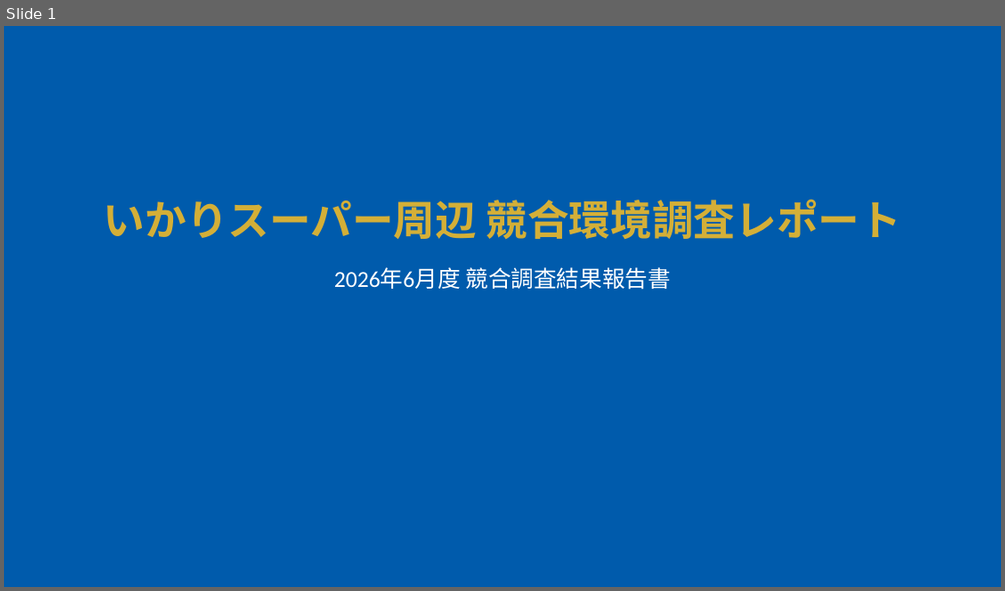
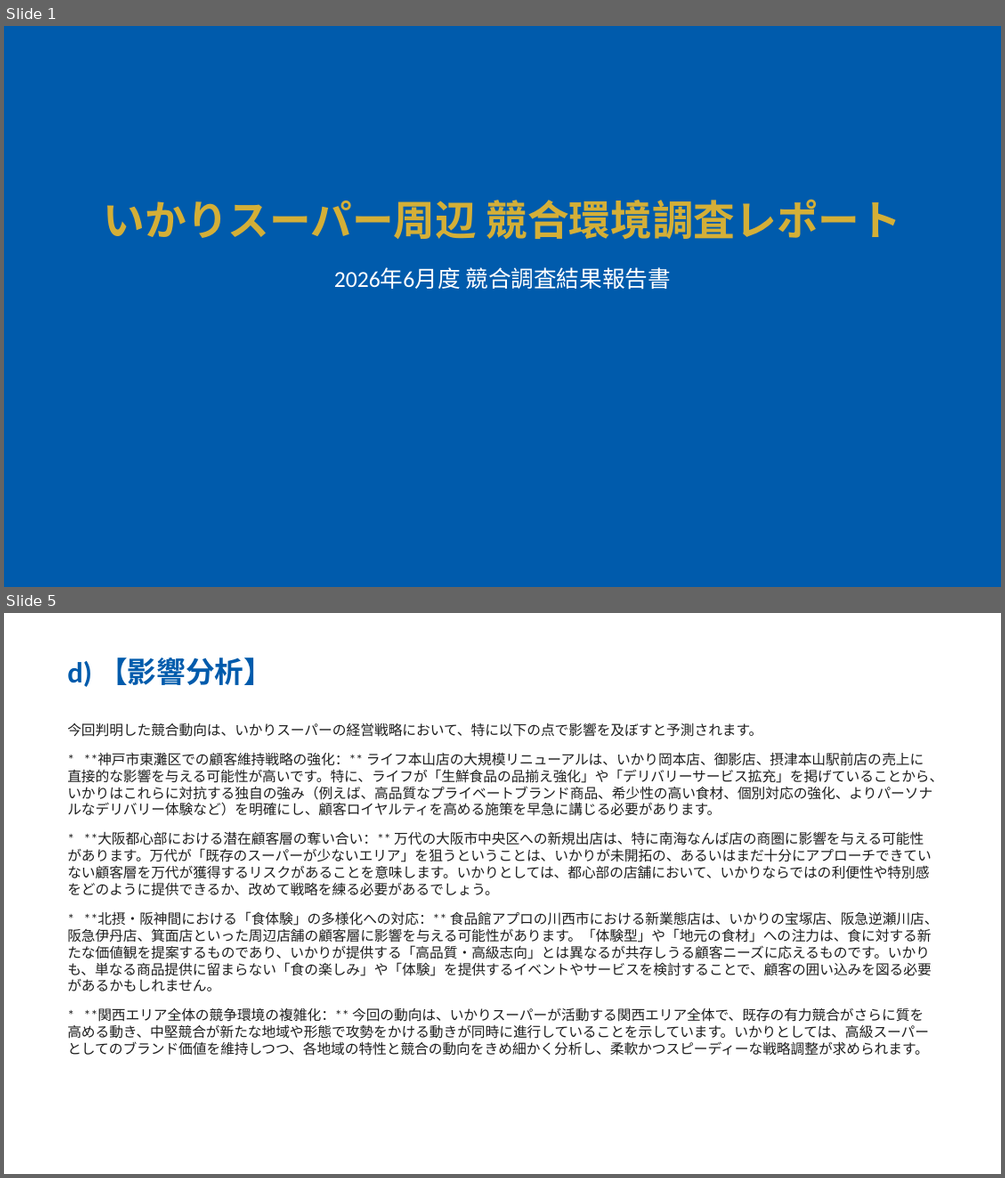
Before and after one commit to yutatbgt-bit/Competitive-research, a slide deck: report/2026_06_28_competitive_report_no_limit.pptx. Shown one above the other, each under a label of ours: slide 1 before the commit, slides 1 and 5 after it; the slides between them are not shown. The pictures are 1005x591 and 1005x1178 pixels, drawn with LibreOffice and Linux fonts; fonts in the diff are those of the drawing. Boxes give left, top, right and bottom in pixels: in the first picture for what was removed or moved away, otherwise in the second. Text is boxed around its words. In the diff, an @@ line names an element or a change of style, - is before the commit and + after.

```diff
--- a/report/2026_06_28_competitive_report_no_limit.pptx
+++ b/report/2026_06_28_competitive_report_no_limit.pptx
@@ slide 5 added at bbox=[4, 613, 1001, 1174], background #FFFFFF @@
@@ text added at bbox=[67, 657, 273, 687], 28 pt, text #005BAC, bold @@
+d) 【影響分析】
@@ text added at bbox=[67, 722, 943, 1055], 13.5 pt, text #1E1E1E @@
+今回判明した競合動向は、いかりスーパーの経営戦略において、特に以下の点で影響を及ぼすと予測されます。
+* **神戸市東灘区での顧客維持戦略の強化：** ライフ本山店の大規模リニューアルは、いかり岡本店、御影店、摂津本山駅前店の売上に直接的な影響を与える可能性が高いです。特に、ライフが「生鮮食品の品揃え強化」や「デリバリーサービス拡充」を掲げていることから、いかりはこれらに対抗する独自の強み（例えば、高品質なプライベートブランド商品、希少性の高い食材、個別対応の強化、よりパーソナルなデリバリー体験など）を明確にし、顧客ロイヤルティを高める施策を早急に講じる必要があります。
+* **大阪都心部における潜在顧客層の奪い合い：** 万代の大阪市中央区への新規出店は、特に南海なんば店の商圏に影響を与える可能性があります。万代が「既存のスーパーが少ないエリア」を狙うということは、いかりが未開拓の、あるいはまだ十分にアプローチできていない顧客層を万代が獲得するリスクがあることを意味します。いかりとしては、都心部の店舗において、いかりならではの利便性や特別感をどのように提供できるか、改めて戦略を練る必要があるでしょう。
+* **北摂・阪神間における「食体験」の多様化への対応：** 食品館アプロの川西市における新業態店は、いかりの宝塚店、阪急逆瀬川店、阪急伊丹店、箕面店といった周辺店舗の顧客層に影響を与える可能性があります。「体験型」や「地元の食材」への注力は、食に対する新たな価値観を提案するものであり、いかりが提供する「高品質・高級志向」とは異なるが共存しうる顧客ニーズに応えるものです。いかりも、単なる商品提供に留まらない「食の楽しみ」や「体験」を提供するイベントやサービスを検討することで、顧客の囲い込みを図る必要があるかもしれません。
+* **関西エリア全体の競争環境の複雑化：** 今回の動向は、いかりスーパーが活動する関西エリア全体で、既存の有力競合がさらに質を高める動き、中堅競合が新たな地域や形態で攻勢をかける動きが同時に進行していることを示しています。いかりとしては、高級スーパーとしてのブランド価値を維持しつつ、各地域の特性と競合の動向をきめ細かく分析し、柔軟かつスピーディーな戦略調整が求められます。
```
Also in this commit, not shown: 5 other slides added, 1 slide removed, 4 other files.
